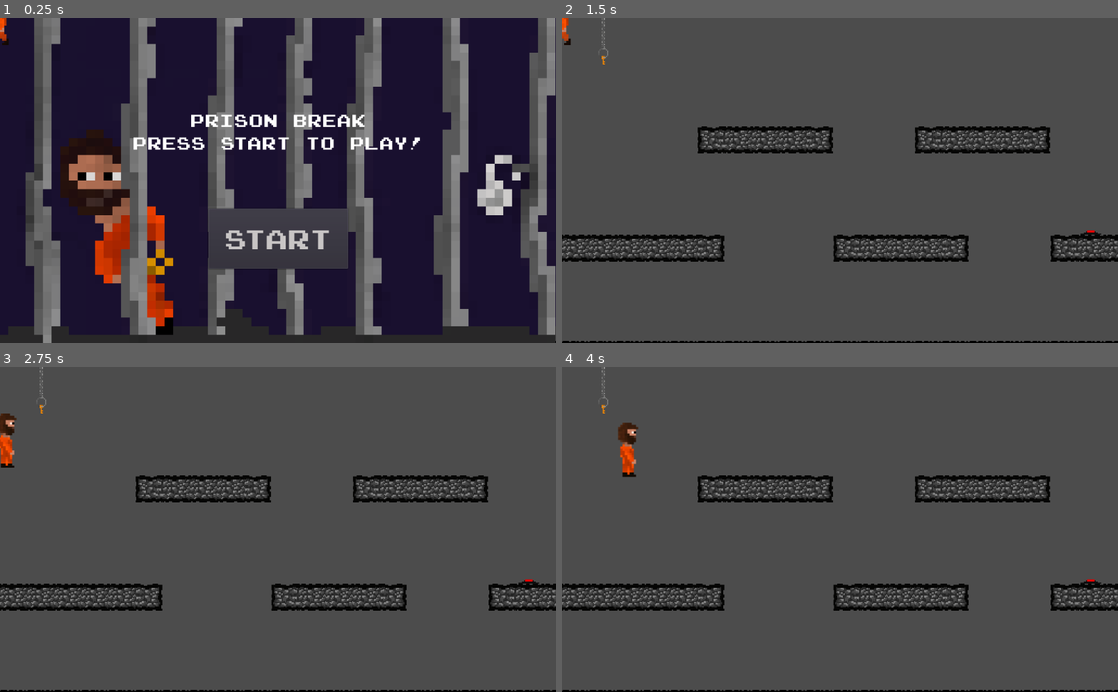
Above: before the commit, frames 1-4 (two rows, left to right).
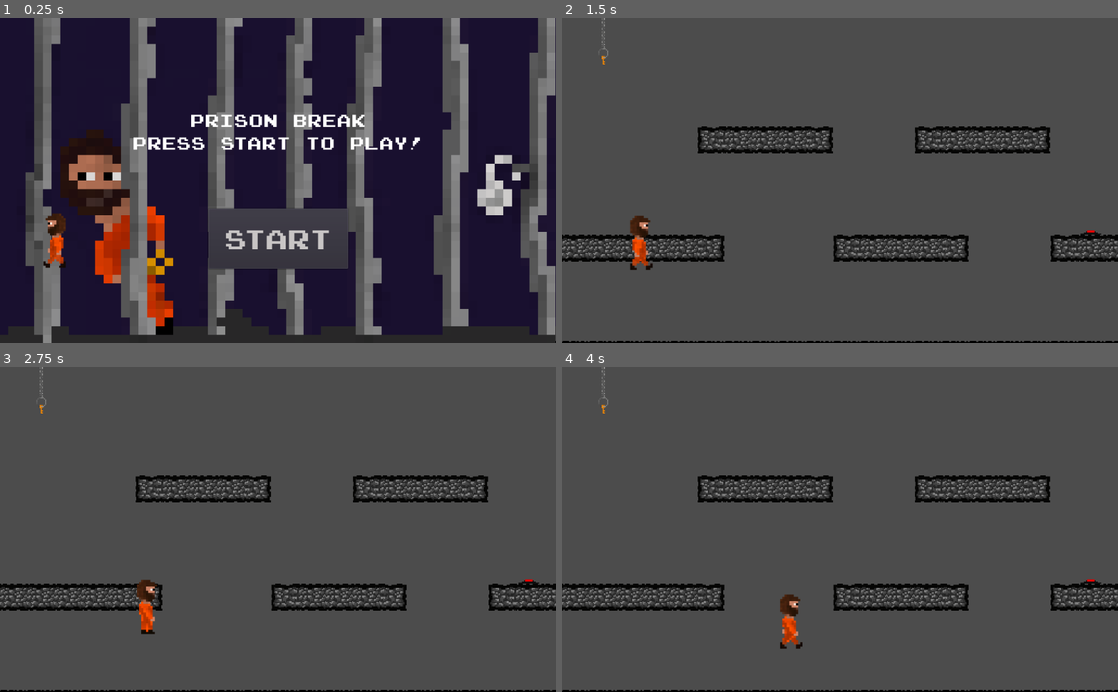
Above: after the commit, the same moments.

Repository: SanPug1/Prison-Break-Game
Game: Godot game, scene res://Everything.tscn
The game is run twice, just before and just after one commit, with the same random seed, the same clock (stepped at 60 frames per second) and the same inputs. Sound files missing from this copy of the repository are replaced by a short silence.
Inputs (mouse positions are in pixels of both pictures, inside the frame that each line leads up to):
- Up to frame 1 (0.25 s): no input
- Up to frame 2 (1.5 s): click "Start" at 0.5 s; tap Enter at 1.25 s; move the mouse to (962, 164) at 1.27 s; hold Right (player_right) from 1.28 s (still down); hold A (ui_a) from 1.28 s (still down)
- Up to frame 3 (2.75 s): tap Z (player_jump) at 1.52, 2.27 s; tap D (ui_d) at 1.55, 2.1 s; move the mouse to (166, 545) at 2.02 s; release Right (player_right) at 2.03 s; release A (ui_a) at 2.03 s; hold Down (ui_down) from 2.03 s (still down); tap S (ui_s) at 2.3 s
- Up to frame 4 (4 s): move the mouse to (895, 458) at 2.77 s; release Down (ui_down) at 2.78 s; hold Right (player_right) 2.78-3.53 s; hold S (ui_s) 2.78-3.53 s; tap W (ui_w) at 3.05, 3.6 s; move the mouse to (812, 594) at 3.52 s; hold Up (ui_up) from 3.53 s (still down); tap Z (player_jump) at 3.77 s; tap Space (ui_space, bound only after the commit) at 3.8 s

The runs differ from the first frame. In frame 1, 0.5% of the frame differs, in the area x 0-12%, y 0-77%; in frame 2, 0.5%; in frame 3, 0.8%; in frame 4, 0.9%, in the area x 10-44%, y 17-87%.

Commit message:
character and tile set updates

Diff:
--- a/Everything.tscn
+++ b/Everything.tscn
@@ -17,3 +17,4 @@
 visible = false
 
 [node name="Player_Mel_Version" parent="." instance=ExtResource( 5 )]
+position = Vector2( 105, 411 )
--- /dev/null
+++ b/Levels/MelsTileSet.tres
@@ -0,0 +1,229 @@
+[gd_resource type="TileSet" load_steps=16 format=2]
+
+[ext_resource path="res://Art/rightside.png" type="Texture" id=1]
+[ext_resource path="res://Art/pathleftendpiece.png" type="Texture" id=2]
+[ext_resource path="res://Art/top.png" type="Texture" id=3]
+[ext_resource path="res://Art/pathrightendpiece.png" type="Texture" id=4]
+[ext_resource path="res://Art/leftside.png" type="Texture" id=5]
+[ext_resource path="res://Art/bottom.png" type="Texture" id=6]
+[ext_resource path="res://Art/buttonunpressed.png" type="Texture" id=7]
+[ext_resource path="res://Art/box.png" type="Texture" id=8]
+[ext_resource path="res://Art/ironbarswithsides.png" type="Texture" id=9]
+[ext_resource path="res://Art/chain1.png" type="Texture" id=10]
+[ext_resource path="res://Art/chain2.png" type="Texture" id=11]
+[ext_resource path="res://Art/key.png" type="Texture" id=12]
+[ext_resource path="res://Art/ironbarsnosides.png" type="Texture" id=13]
+[ext_resource path="res://Art/pathmidpiece.png" type="Texture" id=14]
+[ext_resource path="res://Art/buttonpressed.png" type="Texture" id=15]
+
+[resource]
+2/name = "pathleftendpiece.png 2"
+2/texture = ExtResource( 2 )
+2/tex_offset = Vector2( 0, 0 )
+2/modulate = Color( 1, 1, 1, 1 )
+2/region = Rect2( 0, 0, 50, 50 )
+2/tile_mode = 0
+2/occluder_offset = Vector2( 0, 0 )
+2/navigation_offset = Vector2( 0, 0 )
+2/shape_offset = Vector2( 0, 0 )
+2/shape_transform = Transform2D( 1, 0, 0, 1, 0, 0 )
+2/shape_one_way = false
+2/shape_one_way_margin = 0.0
+2/shapes = [  ]
+2/z_index = 0
+3/name = "pathrightendpiece.png 3"
+3/texture = ExtResource( 4 )
+3/tex_offset = Vector2( 0, 0 )
+3/modulate = Color( 1, 1, 1, 1 )
+3/region = Rect2( 0, 0, 50, 50 )
+3/tile_mode = 0
+3/occluder_offset = Vector2( 0, 0 )
+3/navigation_offset = Vector2( 0, 0 )
+3/shape_offset = Vector2( 0, 0 )
+3/shape_transform = Transform2D( 1, 0, 0, 1, 0, 0 )
+3/shape_one_way = false
+3/shape_one_way_margin = 0.0
+3/shapes = [  ]
+3/z_index = 0
+4/name = "pathmidpiece.png 4"
+4/texture = ExtResource( 14 )
+4/tex_offset = Vector2( 0, 0 )
+4/modulate = Color( 1, 1, 1, 1 )
+4/region = Rect2( 0, 0, 50, 50 )
+4/tile_mode = 0
+4/occluder_offset = Vector2( 0, 0 )
+4/navigation_offset = Vector2( 0, 0 )
+4/shape_offset = Vector2( 0, 0 )
+4/shape_transform = Transform2D( 1, 0, 0, 1, 0, 0 )
+4/shape_one_way = false
+4/shape_one_way_margin = 0.0
+4/shapes = [  ]
+4/z_index = 0
+5/name = "chain2.png 5"
+5/texture = ExtResource( 11 )
+5/tex_offset = Vector2( 0, 0 )
+5/modulate = Color( 1, 1, 1, 1 )
+5/region = Rect2( 0, 0, 50, 50 )
+5/tile_mode = 0
+5/occluder_offset = Vector2( 0, 0 )
+5/navigation_offset = Vector2( 0, 0 )
+5/shape_offset = Vector2( 0, 0 )
+5/shape_transform = Transform2D( 1, 0, 0, 1, 0, 0 )
+5/shape_one_way = false
+5/shape_one_way_margin = 0.0
+5/shapes = [  ]
+5/z_index = 0
+6/name = "chain1.png 6"
+6/texture = ExtResource( 10 )
+6/tex_offset = Vector2( 0, 0 )
+6/modulate = Color( 1, 1, 1, 1 )
+6/region = Rect2( 0, 0, 50, 50 )
+6/tile_mode = 0
+6/occluder_offset = Vector2( 0, 0 )
+6/navigation_offset = Vector2( 0, 0 )
+6/shape_offset = Vector2( 0, 0 )
+6/shape_transform = Transform2D( 1, 0, 0, 1, 0, 0 )
+6/shape_one_way = false
+6/shape_one_way_margin = 0.0
+6/shapes = [  ]
+6/z_index = 0
+7/name = "key.png 7"
+7/texture = ExtResource( 12 )
+7/tex_offset = Vector2( 0, 0 )
+7/modulate = Color( 1, 1, 1, 1 )
+7/region = Rect2( 0, 0, 50, 50 )
+7/tile_mode = 0
+7/occluder_offset = Vector2( 0, 0 )
+7/navigation_offset = Vector2( 0, 0 )
+7/shape_offset = Vector2( 0, 0 )
+7/shape_transform = Transform2D( 1, 0, 0, 1, 0, 0 )
+7/shape_one_way = false
+7/shape_one_way_margin = 0.0
+7/shapes = [  ]
+7/z_index = 0
+8/name = "ironbarswithsides.png 8"
+8/texture = ExtResource( 9 )
+8/tex_offset = Vector2( 0, 0 )
+8/modulate = Color( 1, 1, 1, 1 )
+8/region = Rect2( 0, 0, 50, 50 )
+8/tile_mode = 0
+8/occluder_offset = Vector2( 0, 0 )
+8/navigation_offset = Vector2( 0, 0 )
+8/shape_offset = Vector2( 0, 0 )
+8/shape_transform = Transform2D( 1, 0, 0, 1, 0, 0 )
+8/shape_one_way = false
+8/shape_one_way_margin = 0.0
+8/shapes = [  ]
+8/z_index = 0
+9/name = "ironbarsnosides.png 9"
+9/texture = ExtResource( 13 )
+9/tex_offset = Vector2( 0, 0 )
+9/modulate = Color( 1, 1, 1, 1 )
+9/region = Rect2( 0, 0, 50, 50 )
+9/tile_mode = 0
+9/occluder_offset = Vector2( 0, 0 )
+9/navigation_offset = Vector2( 0, 0 )
+9/shape_offset = Vector2( 0, 0 )
+9/shape_transform = Transform2D( 1, 0, 0, 1, 0, 0 )
+9/shape_one_way = false
+9/shape_one_way_margin = 0.0
+9/shapes = [  ]
+9/z_index = 0
+10/name = "buttonunpressed.png 10"
+10/texture = ExtResource( 7 )
+10/tex_offset = Vector2( 0, 0 )
+10/modulate = Color( 1, 1, 1, 1 )
+10/region = Rect2( 0, 0, 50, 50 )
+10/tile_mode = 0
+10/occluder_offset = Vector2( 0, 0 )
+10/navigation_offset = Vector2( 0, 0 )
+10/shape_offset = Vector2( 0, 0 )
+10/shape_transform = Transform2D( 1, 0, 0, 1, 0, 0 )
+10/shape_one_way = false
+10/shape_one_way_margin = 0.0
+10/shapes = [  ]
+10/z_index = 0
+11/name = "buttonpressed.png 11"
+11/texture = ExtResource( 15 )
+11/tex_offset = Vector2( 0, 0 )
+11/modulate = Color( 1, 1, 1, 1 )
+11/region = Rect2( 0, 0, 50, 50 )
+11/tile_mode = 0
+11/occluder_offset = Vector2( 0, 0 )
+11/navigation_offset = Vector2( 0, 0 )
+11/shape_offset = Vector2( 0, 0 )
+11/shape_transform = Transform2D( 1, 0, 0, 1, 0, 0 )
+11/shape_one_way = false
+11/shape_one_way_margin = 0.0
+11/shapes = [  ]
+11/z_index = 0
+12/name = "bottom.png 12"
+12/texture = ExtResource( 6 )
+12/tex_offset = Vector2( 0, 0 )
+12/modulate = Color( 1, 1, 1, 1 )
+12/region = Rect2( 0, 0, 50, 50 )
+12/tile_mode = 0
+12/occluder_offset = Vector2( 0, 0 )
+12/navigation_offset = Vector2( 0, 0 )
+12/shape_offset = Vector2( 0, 0 )
+12/shape_transform = Transform2D( 1, 0, 0, 1, 0, 0 )
+12/shape_one_way = false
+12/shape_one_way_margin = 0.0
+12/shapes = [  ]
+12/z_index = 0
+13/name = "leftside.png 13"
+13/texture = ExtResource( 5 )
+13/tex_offset = Vector2( 0, 0 )
+13/modulate = Color( 1, 1, 1, 1 )
+13/region = Rect2( 0, 0, 50, 50 )
+13/tile_mode = 0
+13/occluder_offset = Vector2( 0, 0 )
+13/navigation_offset = Vector2( 0, 0 )
+13/shape_offset = Vector2( 0, 0 )
+13/shape_transform = Transform2D( 1, 0, 0, 1, 0, 0 )
+13/shape_one_way = false
+13/shape_one_way_margin = 0.0
+13/shapes = [  ]
+13/z_index = 0
+14/name = "rightside.png 14"
+14/texture = ExtResource( 1 )
+14/tex_offset = Vector2( 0, 0 )
+14/modulate = Color( 1, 1, 1, 1 )
+14/region = Rect2( 0, 0, 50, 50 )
+14/tile_mode = 0
+14/occluder_offset = Vector2( 0, 0 )
+14/navigation_offset = Vector2( 0, 0 )
+14/shape_offset = Vector2( 0, 0 )
+14/shape_transform = Transform2D( 1, 0, 0, 1, 0, 0 )
+14/shape_one_way = false
+14/shape_one_way_margin = 0.0
+14/shapes = [  ]
+14/z_index = 0
+15/name = "top.png 15"
+15/texture = ExtResource( 3 )
+15/tex_offset = Vector2( 0, 0 )
+15/modulate = Color( 1, 1, 1, 1 )
+15/region = Rect2( 0, 0, 50, 50 )
+15/tile_mode = 0
+15/occluder_offset = Vector2( 0, 0 )
+15/navigation_offset = Vector2( 0, 0 )
+15/shape_offset = Vector2( 0, 0 )
+15/shape_transform = Transform2D( 1, 0, 0, 1, 0, 0 )
+15/shape_one_way = false
+15/shape_one_way_margin = 0.0
+15/shapes = [  ]
+15/z_index = 0
+16/name = "box.png 16"
+16/texture = ExtResource( 8 )
+16/tex_offset = Vector2( 0, 0 )
+16/modulate = Color( 1, 1, 1, 1 )
+16/region = Rect2( 0, 0, 50, 50 )
+16/tile_mode = 0
+16/occluder_offset = Vector2( 0, 0 )
+16/navigation_offset = Vector2( 0, 0 )
+16/shape_offset = Vector2( 0, 0 )
+16/shape_transform = Transform2D( 1, 0, 0, 1, 0, 0 )
+16/shape_one_way = false
+16/shape_one_way_margin = 0.0
+16/shapes = [  ]
+16/z_index = 0
--- a/Levels/Puzzle 10.tscn
+++ b/Levels/Puzzle 10.tscn
@@ -1,222 +1,11 @@
-[gd_scene load_steps=16 format=2]
+[gd_scene load_steps=2 format=2]
 
-[ext_resource path="res://Art/top.png" type="Texture" id=1]
-[ext_resource path="res://Art/pathleftendpiece.png" type="Texture" id=2]
-[ext_resource path="res://Art/pathrightendpiece.png" type="Texture" id=3]
-[ext_resource path="res://Art/rightside.png" type="Texture" id=4]
-[ext_resource path="res://Art/leftside.png" type="Texture" id=5]
-[ext_resource path="res://Art/bottom.png" type="Texture" id=6]
-[ext_resource path="res://Art/buttonunpressed.png" type="Texture" id=7]
-[ext_resource path="res://Art/pathmidpiece.png" type="Texture" id=8]
-[ext_resource path="res://Art/buttonpressed.png" type="Texture" id=9]
-[ext_resource path="res://Art/ironbarsnosides.png" type="Texture" id=10]
-[ext_resource path="res://Art/chain2.png" type="Texture" id=11]
-[ext_resource path="res://Art/ironbarswithsides.png" type="Texture" id=12]
-[ext_resource path="res://Art/key.png" type="Texture" id=13]
-[ext_resource path="res://Art/chain1.png" type="Texture" id=14]
-
-[sub_resource type="TileSet" id=1]
-2/name = "pathleftendpiece.png 2"
-2/texture = ExtResource( 2 )
-2/tex_offset = Vector2( 0, 0 )
-2/modulate = Color( 1, 1, 1, 1 )
-2/region = Rect2( 0, 0, 50, 50 )
-2/tile_mode = 0
-2/occluder_offset = Vector2( 0, 0 )
-2/navigation_offset = Vector2( 0, 0 )
-2/shape_offset = Vector2( 0, 0 )
-2/shape_transform = Transform2D( 1, 0, 0, 1, 0, 0 )
-2/shape_one_way = false
-2/shape_one_way_margin = 0.0
-2/shapes = [  ]
-2/z_index = 0
-3/name = "pathrightendpiece.png 3"
-3/texture = ExtResource( 3 )
-3/tex_offset = Vector2( 0, 0 )
-3/modulate = Color( 1, 1, 1, 1 )
-3/region = Rect2( 0, 0, 50, 50 )
-3/tile_mode = 0
-3/occluder_offset = Vector2( 0, 0 )
-3/navigation_offset = Vector2( 0, 0 )
-3/shape_offset = Vector2( 0, 0 )
-3/shape_transform = Transform2D( 1, 0, 0, 1, 0, 0 )
-3/shape_one_way = false
-3/shape_one_way_margin = 0.0
-3/shapes = [  ]
-3/z_index = 0
-4/name = "pathmidpiece.png 4"
-4/texture = ExtResource( 8 )
-4/tex_offset = Vector2( 0, 0 )
-4/modulate = Color( 1, 1, 1, 1 )
-4/region = Rect2( 0, 0, 50, 50 )
-4/tile_mode = 0
-4/occluder_offset = Vector2( 0, 0 )
-4/navigation_offset = Vector2( 0, 0 )
-4/shape_offset = Vector2( 0, 0 )
-4/shape_transform = Transform2D( 1, 0, 0, 1, 0, 0 )
-4/shape_one_way = false
-4/shape_one_way_margin = 0.0
-4/shapes = [  ]
-4/z_index = 0
-5/name = "chain2.png 5"
-5/texture = ExtResource( 11 )
-5/tex_offset = Vector2( 0, 0 )
-5/modulate = Color( 1, 1, 1, 1 )
-5/region = Rect2( 0, 0, 50, 50 )
-5/tile_mode = 0
-5/occluder_offset = Vector2( 0, 0 )
-5/navigation_offset = Vector2( 0, 0 )
-5/shape_offset = Vector2( 0, 0 )
-5/shape_transform = Transform2D( 1, 0, 0, 1, 0, 0 )
-5/shape_one_way = false
-5/shape_one_way_margin = 0.0
-5/shapes = [  ]
-5/z_index = 0
-6/name = "chain1.png 6"
-6/texture = ExtResource( 14 )
-6/tex_offset = Vector2( 0, 0 )
-6/modulate = Color( 1, 1, 1, 1 )
-6/region = Rect2( 0, 0, 50, 50 )
-6/tile_mode = 0
-6/occluder_offset = Vector2( 0, 0 )
-6/navigation_offset = Vector2( 0, 0 )
-6/shape_offset = Vector2( 0, 0 )
-6/shape_transform = Transform2D( 1, 0, 0, 1, 0, 0 )
-6/shape_one_way = false
-6/shape_one_way_margin = 0.0
-6/shapes = [  ]
-6/z_index = 0
-7/name = "key.png 7"
-7/texture = ExtResource( 13 )
-7/tex_offset = Vector2( 0, 0 )
-7/modulate = Color( 1, 1, 1, 1 )
-7/region = Rect2( 0, 0, 50, 50 )
-7/tile_mode = 0
-7/occluder_offset = Vector2( 0, 0 )
-7/navigation_offset = Vector2( 0, 0 )
-7/shape_offset = Vector2( 0, 0 )
-7/shape_transform = Transform2D( 1, 0, 0, 1, 0, 0 )
-7/shape_one_way = false
-7/shape_one_way_margin = 0.0
-7/shapes = [  ]
-7/z_index = 0
-8/name = "ironbarswithsides.png 8"
-8/texture = ExtResource( 12 )
-8/tex_offset = Vector2( 0, 0 )
-8/modulate = Color( 1, 1, 1, 1 )
-8/region = Rect2( 0, 0, 50, 50 )
-8/tile_mode = 0
-8/occluder_offset = Vector2( 0, 0 )
-8/navigation_offset = Vector2( 0, 0 )
-8/shape_offset = Vector2( 0, 0 )
-8/shape_transform = Transform2D( 1, 0, 0, 1, 0, 0 )
-8/shape_one_way = false
-8/shape_one_way_margin = 0.0
-8/shapes = [  ]
-8/z_index = 0
-9/name = "ironbarsnosides.png 9"
-9/texture = ExtResource( 10 )
-9/tex_offset = Vector2( 0, 0 )
-9/modulate = Color( 1, 1, 1, 1 )
-9/region = Rect2( 0, 0, 50, 50 )
-9/tile_mode = 0
-9/occluder_offset = Vector2( 0, 0 )
-9/navigation_offset = Vector2( 0, 0 )
-9/shape_offset = Vector2( 0, 0 )
-9/shape_transform = Transform2D( 1, 0, 0, 1, 0, 0 )
-9/shape_one_way = false
-9/shape_one_way_margin = 0.0
-9/shapes = [  ]
-9/z_index = 0
-10/name = "buttonunpressed.png 10"
-10/texture = ExtResource( 7 )
-10/tex_offset = Vector2( 0, 0 )
-10/modulate = Color( 1, 1, 1, 1 )
-10/region = Rect2( 0, 0, 50, 50 )
-10/tile_mode = 0
-10/occluder_offset = Vector2( 0, 0 )
-10/navigation_offset = Vector2( 0, 0 )
-10/shape_offset = Vector2( 0, 0 )
-10/shape_transform = Transform2D( 1, 0, 0, 1, 0, 0 )
-10/shape_one_way = false
-10/shape_one_way_margin = 0.0
-10/shapes = [  ]
-10/z_index = 0
-11/name = "buttonpressed.png 11"
-11/texture = ExtResource( 9 )
-11/tex_offset = Vector2( 0, 0 )
-11/modulate = Color( 1, 1, 1, 1 )
-11/region = Rect2( 0, 0, 50, 50 )
-11/tile_mode = 0
-11/occluder_offset = Vector2( 0, 0 )
-11/navigation_offset = Vector2( 0, 0 )
-11/shape_offset = Vector2( 0, 0 )
-11/shape_transform = Transform2D( 1, 0, 0, 1, 0, 0 )
-11/shape_one_way = false
-11/shape_one_way_margin = 0.0
-11/shapes = [  ]
-11/z_index = 0
-12/name = "bottom.png 12"
-12/texture = ExtResource( 6 )
-12/tex_offset = Vector2( 0, 0 )
-12/modulate = Color( 1, 1, 1, 1 )
-12/region = Rect2( 0, 0, 50, 50 )
-12/tile_mode = 0
-12/occluder_offset = Vector2( 0, 0 )
-12/navigation_offset = Vector2( 0, 0 )
-12/shape_offset = Vector2( 0, 0 )
-12/shape_transform = Transform2D( 1, 0, 0, 1, 0, 0 )
-12/shape_one_way = false
-12/shape_one_way_margin = 0.0
-12/shapes = [  ]
-12/z_index = 0
-13/name = "leftside.png 13"
-13/texture = ExtResource( 5 )
-13/tex_offset = Vector2( 0, 0 )
-13/modulate = Color( 1, 1, 1, 1 )
-13/region = Rect2( 0, 0, 50, 50 )
-13/tile_mode = 0
-13/occluder_offset = Vector2( 0, 0 )
-13/navigation_offset = Vector2( 0, 0 )
-13/shape_offset = Vector2( 0, 0 )
-13/shape_transform = Transform2D( 1, 0, 0, 1, 0, 0 )
-13/shape_one_way = false
-13/shape_one_way_margin = 0.0
-13/shapes = [  ]
-13/z_index = 0
-14/name = "rightside.png 14"
-14/texture = ExtResource( 4 )
-14/tex_offset = Vector2( 0, 0 )
-14/modulate = Color( 1, 1, 1, 1 )
-14/region = Rect2( 0, 0, 50, 50 )
-14/tile_mode = 0
-14/occluder_offset = Vector2( 0, 0 )
-14/navigation_offset = Vector2( 0, 0 )
-14/shape_offset = Vector2( 0, 0 )
-14/shape_transform = Transform2D( 1, 0, 0, 1, 0, 0 )
-14/shape_one_way = false
-14/shape_one_way_margin = 0.0
-14/shapes = [  ]
-14/z_index = 0
-15/name = "top.png 15"
-15/texture = ExtResource( 1 )
-15/tex_offset = Vector2( 0, 0 )
-15/modulate = Color( 1, 1, 1, 1 )
-15/region = Rect2( 0, 0, 50, 50 )
-15/tile_mode = 0
-15/occluder_offset = Vector2( 0, 0 )
-15/navigation_offset = Vector2( 0, 0 )
-15/shape_offset = Vector2( 0, 0 )
-15/shape_transform = Transform2D( 1, 0, 0, 1, 0, 0 )
-15/shape_one_way = false
-15/shape_one_way_margin = 0.0
-15/shapes = [  ]
-15/z_index = 0
+[ext_resource path="res://Levels/MelsTileSet.tres" type="TileSet" id=1]
 
 [node name="Puzzle 10" type="Node"]
 
 [node name="TileMap" type="TileMap" parent="."]
-tile_set = SubResource( 1 )
+tile_set = ExtResource( 1 )
 cell_size = Vector2( 50, 50 )
 format = 1
 tile_data = PoolIntArray( 1, 5, 0, 65537, 7, 0, 262149, 2, 0, 262150, 4, 0, 262151, 4, 0, 262152, 4, 0, 262153, 3, 0, 2 …(595 unchanged characters)…
--- a/Player_Mel_Version.gd
+++ b/Player_Mel_Version.gd
@@ -1,23 +1,26 @@
-extends Area2D
+extends RigidBody2D
 
-export var speed = 200
-export var jumpspeed = 300
+var onthefloor = true
 var screen_size = Vector2.ZERO
 
 func _ready():
 	screen_size = get_viewport_rect().size
 
-func _process(delta):
+func _physics_process(delta):
 	var velocity = Vector2.ZERO
+	var verticalvelocity = get_linear_velocity().y
 
 	if Input.is_action_pressed("ui_right") or Input.is_action_pressed("ui_d"):
 		velocity.x += 1
-	if Input.is_action_pressed("ui_left") or Input.is_action_pressed("ui_a"):
+		set_linear_velocity(Vector2(200,verticalvelocity))
+	elif Input.is_action_pressed("ui_left") or Input.is_action_pressed("ui_a"):
 		velocity.x -= 1
-	if Input.is_action_pressed("ui_up") or Input.is_action_pressed("ui_w"):
-		velocity.y -= 1
-	if Input.is_action_pressed("ui_down") or Input.is_action_pressed("ui_s"):
-		velocity.y += 1
+		set_linear_velocity(Vector2(-200,verticalvelocity))
+	else:
+		set_linear_velocity(Vector2())
+
+	if Input.is_action_just_pressed("ui_space"):
+		apply_impulse(Vector2(),Vector2(0,-150))
 
 	if velocity.length() > 0:
 		velocity = velocity.normalized()
@@ -25,9 +28,8 @@
 	else:
 		$AnimatedSprite.stop()
 
-	position += velocity * speed * delta
-	position.x = clamp(position.x,0,screen_size.x)
-	position.y = clamp(position.y,0,screen_size.y)
+	position.x = clamp(position.x,15,screen_size.x-15)
+	position.y = clamp(position.y,0,screen_size.y-55)
 
 	if velocity.x != 0:
 		$AnimatedSprite.animation = "walking"
--- a/Player_Mel_Version.tscn
+++ b/Player_Mel_Version.tscn
@@ -19,9 +19,9 @@
 } ]
 
 [sub_resource type="RectangleShape2D" id=2]
-extents = Vector2( 20.5, 50 )
+extents = Vector2( 18.5, 50 )
 
-[node name="Player_Mel_Version" type="Area2D"]
+[node name="Player_Mel_Version" type="RigidBody2D"]
 script = ExtResource( 2 )
 
 [node name="AnimatedSprite" type="AnimatedSprite" parent="."]
@@ -29,5 +29,5 @@
 animation = "walking"
 
 [node name="CollisionShape2D" type="CollisionShape2D" parent="."]
-position = Vector2( -4.5, 0 )
+position = Vector2( -2.5, 0 )
 shape = SubResource( 2 )
--- a/project.godot
+++ b/project.godot
@@ -75,6 +75,11 @@
 "events": [ Object(InputEventKey,"resource_local_to_scene":false,"resource_name":"","device":0,"alt":false,"shift":false,"control":false,"meta":false,"command":false,"pressed":false,"scancode":65,"physical_scancode":0,"unicode":0,"echo":false,"script":null)
  ]
 }
+ui_space={
+"deadzone": 0.5,
+"events": [ Object(InputEventKey,"resource_local_to_scene":false,"resource_name":"","device":0,"alt":false,"shift":false,"control":false,"meta":false,"command":false,"pressed":false,"scancode":32,"physical_scancode":0,"unicode":0,"echo":false,"script":null)
+ ]
+}
 
 [mono]
 
